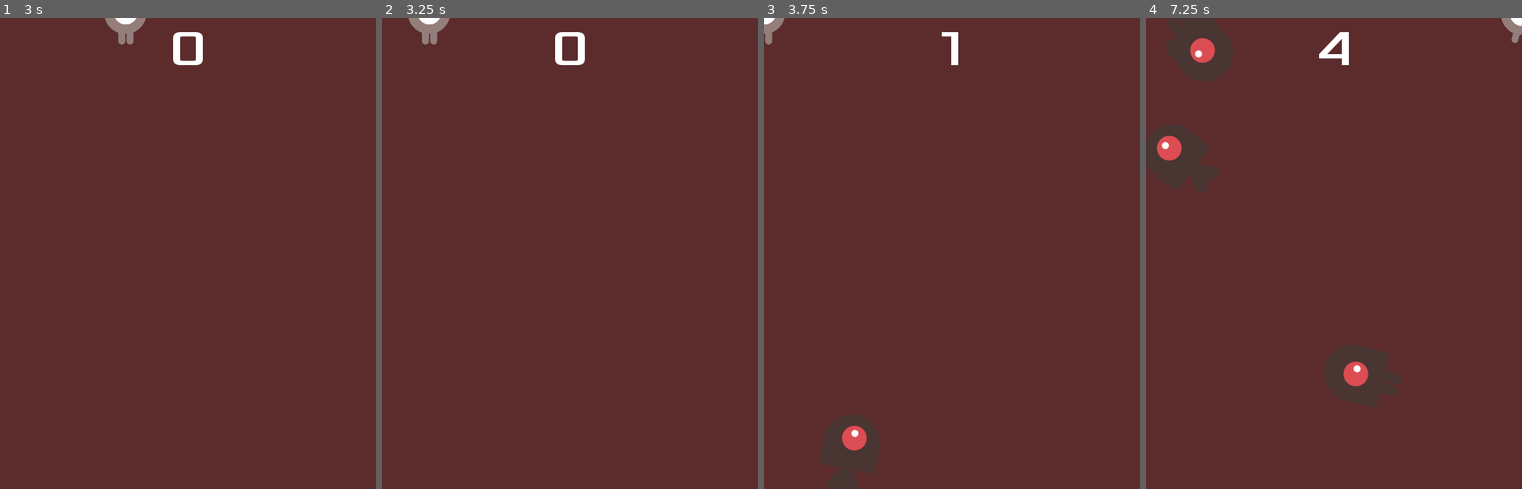
Above: before the commit, frames 1-4 (left to right).
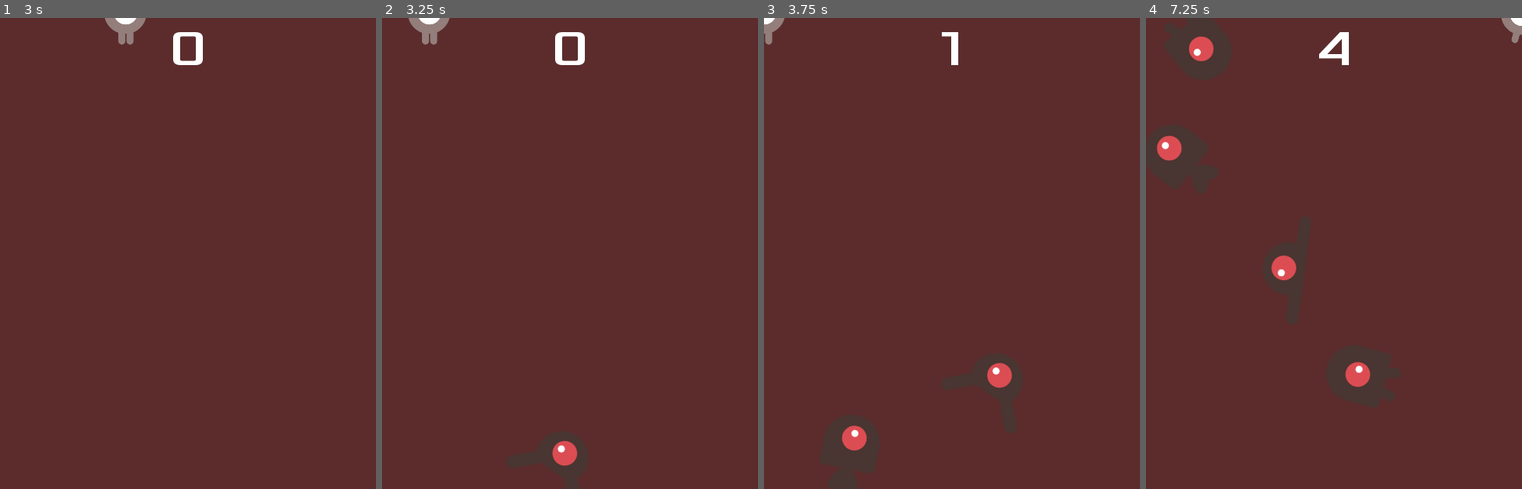
Above: after the commit, the same moments.

Repository: Momentanius/DodgeTheCreeps-godot
Game: Godot game, scene res://Scenes/Main.tscn
Two runs of this game, one before a commit and one after it. Both use one fixed random seed, a clock stepped at 60 frames per second and the inputs below.
Inputs:
- Up to frame 1 (3 s): click "START" at 0.5 s; tap Enter at 1.25 s; hold Up (ui_up) 1.28-2.78 s; hold Left (ui_left) from 2.78 s (still down)
- Up to frame 2 (3.25 s): keep holding Left (ui_left)
- Up to frame 3 (3.75 s): keep holding Left (ui_left)
- Up to frame 4 (7.25 s): release Left (ui_left) at 4.28 s; hold Down (ui_down) 4.28-5.03 s; hold Right (ui_right) 5.03-5.78 s; hold Up (ui_up) 5.78-6.53 s; hold Right (ui_right) from 6.53 s (still down)

Frame 1 is identical in both runs. In frame 2, 0.3% of the frame differs, in the area x 45-52%, y 89-95%; in frame 3, 0.3%; in frame 4, 0.5%, in the area x 11-60%, y 3-79%.

Commit message:
Finished Polishing. Game is over

Diff:
--- a/Game/Scenes/HUD.tscn
+++ b/Game/Scenes/HUD.tscn
@@ -10,6 +10,12 @@
 [sub_resource type="DynamicFont" id=2]
 size = 36
 font_data = ExtResource( 2 )
+
+[sub_resource type="InputEventAction" id=3]
+action = "ui_select"
+
+[sub_resource type="ShortCut" id=4]
+shortcut = SubResource( 3 )
 
 [node name="HUD" type="CanvasLayer"]
 script = ExtResource( 1 )
@@ -48,6 +54,7 @@
 margin_right = 75.5
 margin_bottom = -100.0
 custom_fonts/font = SubResource( 2 )
+shortcut = SubResource( 4 )
 text = "START"
 
 [node name="MessageTimer" type="Timer" parent="."]
--- a/Game/Scenes/Main.tscn
+++ b/Game/Scenes/Main.tscn
@@ -1,9 +1,11 @@
-[gd_scene load_steps=6 format=2]
+[gd_scene load_steps=8 format=2]
 
 [ext_resource path="res://Scripts/Main.gd" type="Script" id=1]
 [ext_resource path="res://Scenes/Mob.tscn" type="PackedScene" id=2]
 [ext_resource path="res://Scenes/Player.tscn" type="PackedScene" id=3]
 [ext_resource path="res://Scenes/HUD.tscn" type="PackedScene" id=4]
+[ext_resource path="res://art/House In a Forest Loop.ogg" type="AudioStream" id=5]
+[ext_resource path="res://art/gameover.wav" type="AudioStream" id=6]
 
 [sub_resource type="Curve2D" id=1]
 _data = {
@@ -47,6 +49,13 @@
 
 [node name="HUD" parent="." instance=ExtResource( 4 )]
 
+[node name="Music" type="AudioStreamPlayer" parent="."]
+stream = ExtResource( 5 )
+volume_db = -15.0
+
+[node name="DeathSFX" type="AudioStreamPlayer" parent="."]
+stream = ExtResource( 6 )
+
 [connection signal="hit" from="Player" to="." method="_on_Player_hit"]
 [connection signal="timeout" from="Timers/MobTimer" to="." method="_on_MobTimer_timeout"]
 [connection signal="timeout" from="Timers/ScoreTimer" to="." method="_on_ScoreTimer_timeout"]
--- a/Game/Scenes/Mob.tscn
+++ b/Game/Scenes/Mob.tscn
@@ -1,10 +1,12 @@
-[gd_scene load_steps=8 format=2]
+[gd_scene load_steps=10 format=2]
 
 [ext_resource path="res://Scripts/Mob.gd" type="Script" id=1]
 [ext_resource path="res://art/enemySwimming_1.png" type="Texture" id=2]
 [ext_resource path="res://art/enemySwimming_2.png" type="Texture" id=3]
-[ext_resource path="res://art/enemyWalking_1.png" type="Texture" id=4]
-[ext_resource path="res://art/enemyWalking_2.png" type="Texture" id=5]
+[ext_resource path="res://art/enemyFlyingAlt_1.png" type="Texture" id=4]
+[ext_resource path="res://art/enemyFlyingAlt_2.png" type="Texture" id=5]
+[ext_resource path="res://art/enemyWalking_1.png" type="Texture" id=6]
+[ext_resource path="res://art/enemyWalking_2.png" type="Texture" id=7]
 
 [sub_resource type="SpriteFrames" id=1]
 animations = [ {
@@ -13,12 +15,12 @@
 "name": "swim",
 "speed": 5.0
 }, {
-"frames": [  ],
+"frames": [ ExtResource( 4 ), ExtResource( 5 ) ],
 "loop": true,
 "name": "fly",
 "speed": 3.0
 }, {
-"frames": [ ExtResource( 4 ), ExtResource( 5 ) ],
+"frames": [ ExtResource( 6 ), ExtResource( 7 ) ],
 "loop": true,
 "name": "walk",
 "speed": 4.0
@@ -40,6 +42,7 @@
 scale = Vector2( 0.75, 0.75 )
 frames = SubResource( 1 )
 animation = "walk"
+frame = 1
 playing = true
 
 [node name="CollisionShape2D" type="CollisionShape2D" parent="."]
--- a/Game/Scripts/Main.gd
+++ b/Game/Scripts/Main.gd
@@ -9,12 +9,15 @@
 
 #game over
 func _on_Player_hit():
+	$DeathSFX.play()
 	$Timers/ScoreTimer.stop()
 	$Timers/MobTimer.stop()
 	$HUD.show_game_over()
+	$Music.stop()
 
 func new_game():
 	score = 0
+	$Music.play()
 	$HUD.update_score(score)
 	$Player.start($StartPosition.position)
 	$Timers/StartTimer.start()
Not shown: 1 places in Game/Scenes/HUD.tscn that only renumber resources
Not shown, changed: Game/art/House In a Forest Loop.ogg.import
